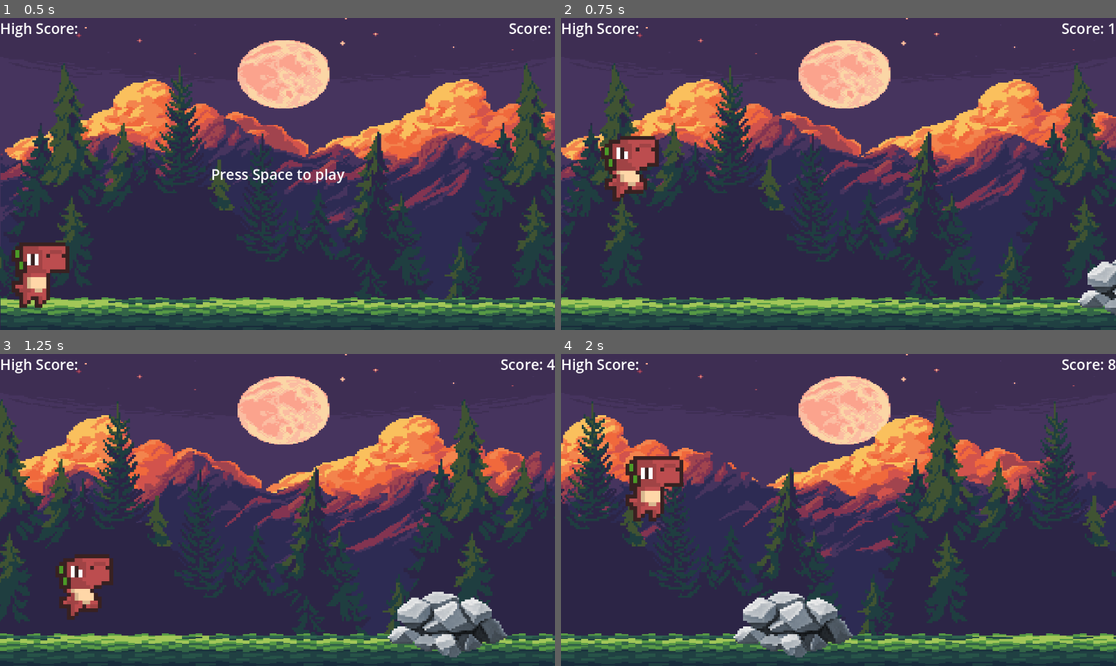
Above: before the commit, frames 1-4 (two rows, left to right).
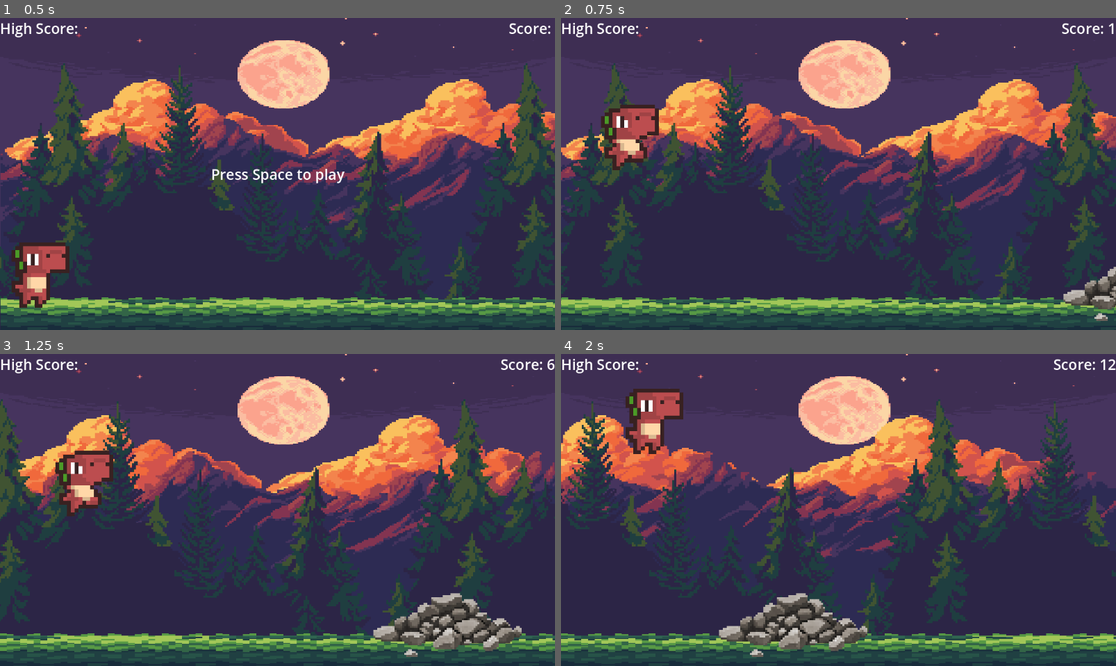
Above: after the commit, the same moments.

Repository: Austererie/TrexRun
Game: Godot game, scene res://scenes/main.tscn
Same seed, same stepped clock (60 frames per second), same inputs: the game is played once before the commit and once after it.
Inputs:
- Up to frame 1 (0.5 s): no input
- Up to frame 2 (0.75 s): tap Space at 0.5 s
- Up to frame 3 (1.25 s): tap Enter (ui_accept) at 0.77 s
- Up to frame 4 (2 s): tap Enter (ui_accept) at 1.52 s

Frame 1 is identical in both runs. In frame 2, 3.3% of the frame differs, in the area x 7-100%, y 27-98%; in frame 3, 6.3%; in frame 4, 6.5%, in the area x 11-100%, y 1-98%.

Commit message:
obstacle spawner 2

Diff:
--- /dev/null
+++ b/scenes/bush_2.tscn
@@ -0,0 +1,13 @@
+[gd_scene load_steps=2 format=3 uid="uid://cbxiil76slv2k"]
+
+[ext_resource type="Texture2D" uid="uid://cjdk4if7a103" path="res://assets/Bush 13_YELLOW.png" id="1_euxn0"]
+
+[node name="bush2" type="Area2D"]
+
+[node name="Sprite2D" type="Sprite2D" parent="."]
+texture_filter = 1
+scale = Vector2(4, 4)
+texture = ExtResource("1_euxn0")
+
+[node name="CollisionPolygon2D" type="CollisionPolygon2D" parent="."]
+polygon = PackedVector2Array(-52, -30, -50, -22, -83, -10, -101, -5, -118, 5, -114, 22, -96, 19, -96, 24, -80, 23, -61, 26, -54, 18, -35, 28, -11, 27, -3, 34, 9, 15, 23, 27, 39, 19, 62, 25, 115, 25, 111, 9, 101, 4, 112, -2, 98, -15, 98, -29, 83, -30, 79, -14, 71, -31, 60, -12, 49, -20, 46, -36, 33, -29, 18, -22, 0, -20, 0, -31, -11, -27, -16, -20, -30, -19)
--- a/scenes/rino.tscn
+++ b/scenes/rino.tscn
@@ -48,8 +48,8 @@
 "texture": SubResource("AtlasTexture_rkgf1")
 }],
 "loop": true,
-"name": &"idle",
-"speed": 19.0
+"name": &"run",
+"speed": 18.0
 }]
 
 [node name="rino" type="CharacterBody2D"]
@@ -58,7 +58,9 @@
 texture_filter = 1
 scale = Vector2(4, 4)
 sprite_frames = SubResource("SpriteFrames_j6hqj")
-animation = &"idle"
+animation = &"run"
+frame = 3
+frame_progress = 0.509676
 
 [node name="CollisionPolygon2D" type="CollisionPolygon2D" parent="."]
 polygon = PackedVector2Array(-58, -51, 0, -52, 5, -44, 46, -46, 77, -30, 81, -9, 96, 13, 96, 28, 82, 29, 68, 62, 43, 60, 31, 50, 18, 62, -24, 61, -27, 47, -73, 46, -104, 19, -71, 14, -78, -7, -65, -11, -77, -31)
--- /dev/null
+++ b/scenes/rock_2.tscn
@@ -0,0 +1,13 @@
+[gd_scene load_steps=2 format=3 uid="uid://vxervic8fg8r"]
+
+[ext_resource type="Texture2D" uid="uid://dt06ek78yqlvp" path="res://assets/Rock Pile 12 - BEIGE - BIG.PNG" id="1_c0oam"]
+
+[node name="rock2" type="Area2D"]
+
+[node name="Sprite2D" type="Sprite2D" parent="."]
+texture_filter = 1
+scale = Vector2(4, 4)
+texture = ExtResource("1_c0oam")
+
+[node name="CollisionPolygon2D" type="CollisionPolygon2D" parent="."]
+polygon = PackedVector2Array(-15, -63, 7, -62, 27, -65, 34, -54, 54, -50, 68, -33, 88, -13, 126, -14, 130, -2, 152, 2, 154, 18, 141, 29, 105, 37, 86, 52, 62, 36, 23, 39, -19, 50, -39, 35, -84, 39, -138, 29, -155, 15, -140, 0, -109, 2, -109, -14, -79, -20, -64, -25, -59, -48, -40, -50)
--- a/scripts/main.gd
+++ b/scripts/main.gd
@@ -2,16 +2,18 @@
 
 #preload obstacles
 var bush_1 = preload("res://scenes/bush_1.tscn")
+var bush_2 = preload("res://scenes/bush_2.tscn")
 var rock_1 = preload("res://scenes/rock_1.tscn")
+var rock_2 = preload("res://scenes/rock_2.tscn")
 var rino = preload("res://scenes/rino.tscn")
-var obstacle_types := [bush_1, rock_1]
+var obstacle_types := [bush_1, rock_1, bush_2, rock_2]
 var obstacles : Array
 
 
 const DINO_START_POS := Vector2i(150, 485)
 const CAM_START_POS := Vector2i(576, 324)
 var score: int
-const SCORE_MODIFIER : int = 100
+const SCORE_MODIFIER : int = 70
 var speed : float
 const START_SPEED : float = 10.0
 const MAX_SPEED : int = 25
@@ -20,6 +22,8 @@
 var ground_height: int
 var game_running: bool
 var last_obstacle
+var difficulty
+const MAX_DIFFICULTY: int = 2
 
 
 # Called when the node enters the scene tree for the first time.
@@ -32,6 +36,8 @@
 	score = 0
 	show_score()
 	game_running = false
+	difficulty = 0
+
 
 	#reset nodes
 	$trex.position = DINO_START_POS
@@ -45,10 +51,14 @@
 # Called every frame. 'delta' is the elapsed time since the previous frame.
 func _process(delta: float) -> void:
 	if game_running:
+		#speed up and adjust dificulty
+
 		speed = START_SPEED + score / SPEED_MODIFIER
 		if speed > MAX_SPEED:
 			speed = MAX_SPEED
+		adjust_difficulty()
 
+		#generate_obstacles
 		generate_obstacles()
 
 		#mov dino and camera
@@ -71,17 +81,31 @@
 
 func generate_obstacles():
 	#ground obstacles
-	if obstacles.is_empty():
+	if obstacles.is_empty() or last_obstacle.position.x < score + randi_range(50, 300):
 		var obs_type = obstacle_types[randi() % obstacle_types.size()]
 		var obs
-		obs = obs_type.instantiate()
-		var obs_height = obs.get_node("Sprite2D").texture.get_height()
-		var obs_scale = obs.get_node("Sprite2D").scale
-		var obs_x : int = screen_size.x + score + 100
-		var obs_y : int = screen_size.y - ground_height - (obs_height * obs_scale.y / 5)
-		last_obstacle = obs
+		var max_obs = difficulty + 1
+		for i in range (randi() % max_obs + 1):
+			obs = obs_type.instantiate()
+			var obs_height = obs.get_node("Sprite2D").texture.get_height()
+			var obs_scale = obs.get_node("Sprite2D").scale
+			var obs_x : int = screen_size.x + score + 100+ (i * 100)
+			var obs_y : int = screen_size.y - ground_height - (obs_height * obs_scale.y / 5)
+			last_obstacle = obs
+			add_obstacles(obs, obs_x, obs_y)
 
-		add_obstacles(obs, obs_x, obs_y)
+		#randomly spawn the rino
+		#if difficulty == 0: #MAX_DIFFICULTY:
+			#if (randi() % 2) == 0:
+				#obs = rino.instantiate()
+				#var obs_x : int = screen_size.x + score + 100
+				#var rino_height = obs.get_node("AnimatedSprite2D").frame.get_frame("run", 0).get_height()
+				#var rino_scale = obs.get_nod("AnimatedSprite2D").frame.get_frame("run", 0).scale
+				#var obs_y : int = screen_size.y - ground_height - (rino_height * rino_scale.y / 5)
+				#add_obstacles(obs, obs_x, obs_y)
+
+
+
 
 func add_obstacles(obs, x, y):
 	obs.position = Vector2i(x, y)
@@ -90,3 +114,6 @@
 
 func show_score():
 	$scoreCanvas.get_node("score").text = "Score: " + str(score / SCORE_MODIFIER)
+
+func adjust_difficulty():
+	difficulty = score / SPEED_MODIFIER
--- a/scripts/trex.gd
+++ b/scripts/trex.gd
@@ -1,7 +1,7 @@
 extends CharacterBody2D
 
 const GRAVITY: int = 3800
-const JUMP_SPEED: int = -1400
+const JUMP_SPEED: int = -1700
 
 func _physics_process(delta):
 
Binary file added: assets/Bush 13_YELLOW.png
Not shown, added: assets/Bush 13_YELLOW.png.import
Binary file added: assets/Rock Pile 12 - BEIGE - BIG.PNG
Not shown, added: assets/Rock Pile 12 - BEIGE - BIG.PNG.import
